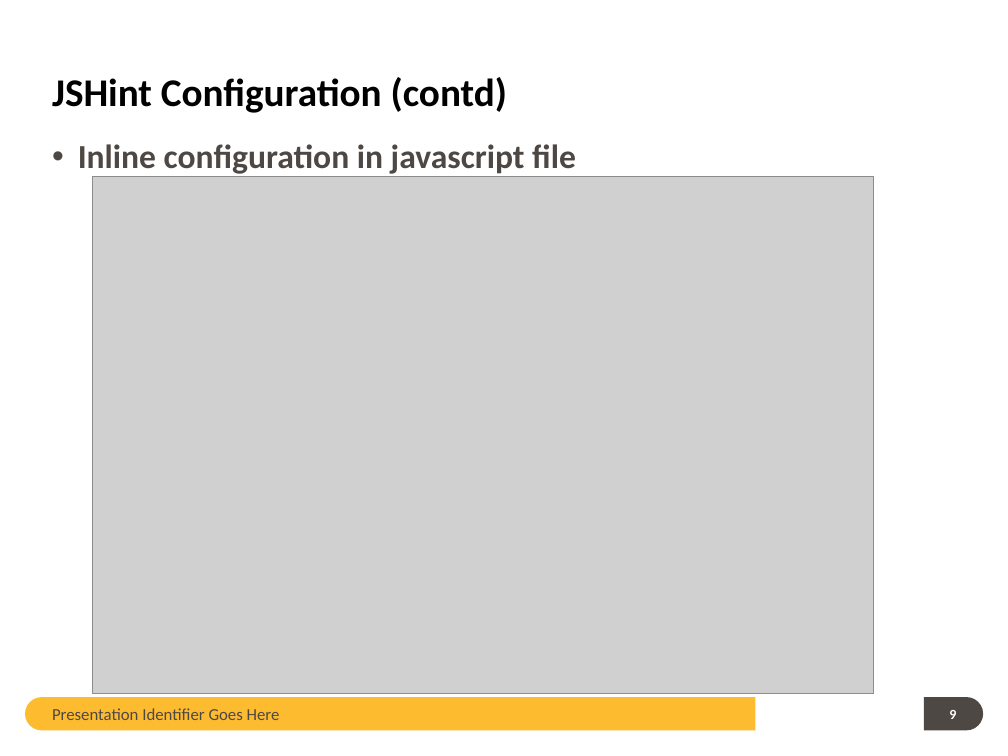
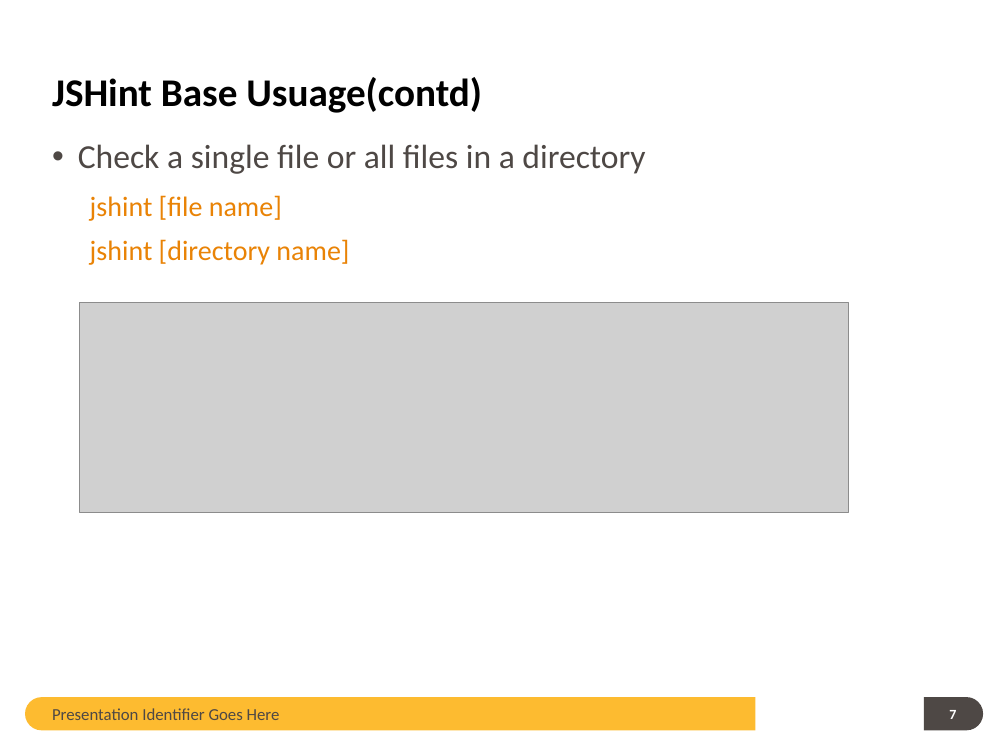
Before and after one commit to guangweiqiao/EIMS, a slide deck: slide 7 of EIMS/doc/JSHint TOI.pptx (slide 9 before the commit). Drawn at 1008x756 pixels with LibreOffice and Linux fonts; fonts in the diff are those of the drawing; grey boxes stand for pictures; background and template pictures are left out. Boxes give left, top, right and bottom in pixels: in the first picture for what was removed or moved away, otherwise in the second. Text is boxed around its words. In the diff, an @@ line names an element or a change of style, - is before the commit and + after.

```diff
--- a/EIMS/doc/JSHint TOI.pptx
+++ b/EIMS/doc/JSHint TOI.pptx
@@ title at (x1=52, y1=77, x2=482, y2=113): text changed @@
-JSHint Configuration (contd)
+JSHint Base Usuage(contd)
@@ text at (x1=78, y1=144, x2=645, y2=265): text changed; bold off @@
-• Inline configuration in javascript file
+• Check a single file or all files in a directory
+  jshint [file name]
+  jshint [directory name]
@@ picture removed at (x1=93, y1=176, x2=874, y2=694) @@
@@ picture added at (x1=80, y1=302, x2=848, y2=512) @@
@@ page number at (x1=949, y1=710, x2=956, y2=719): text changed @@
-9
+7
```
Also in this commit, not shown: 13 other slides changed, 1 slide removed.
